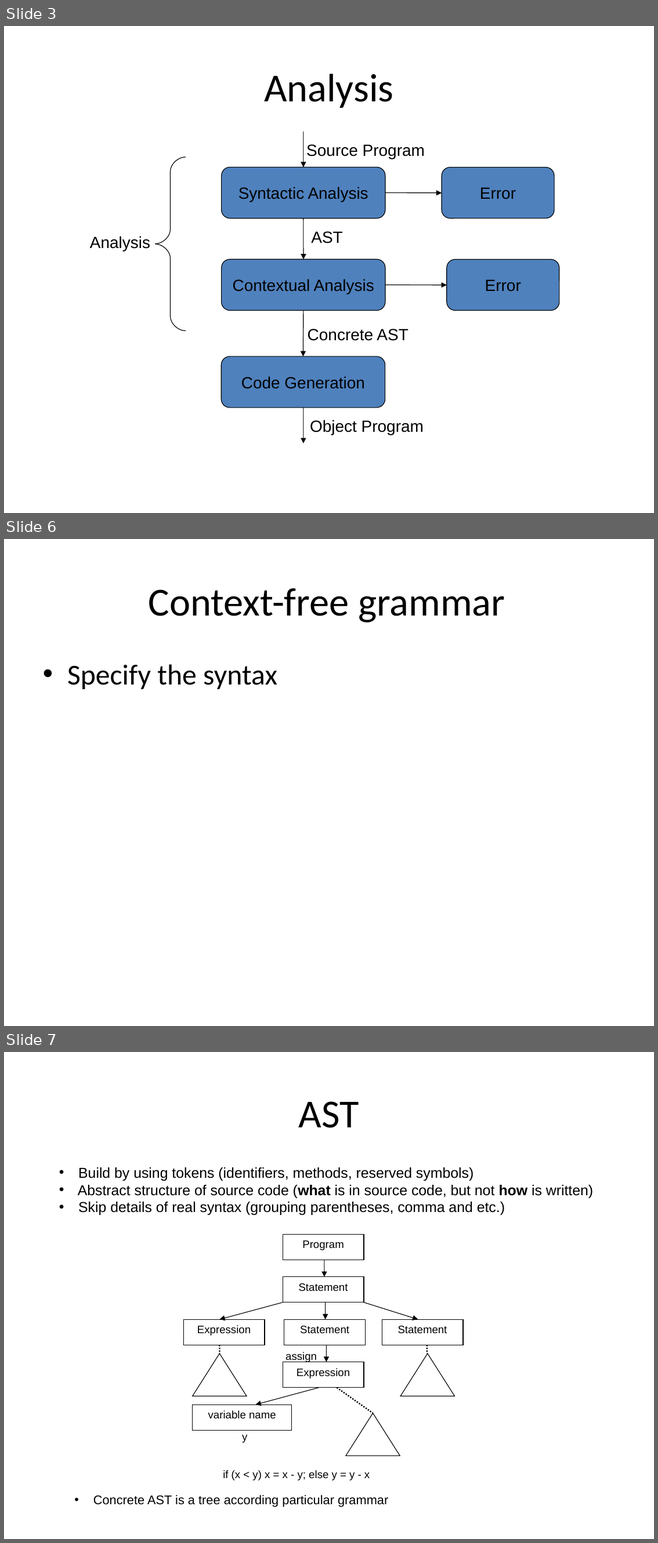
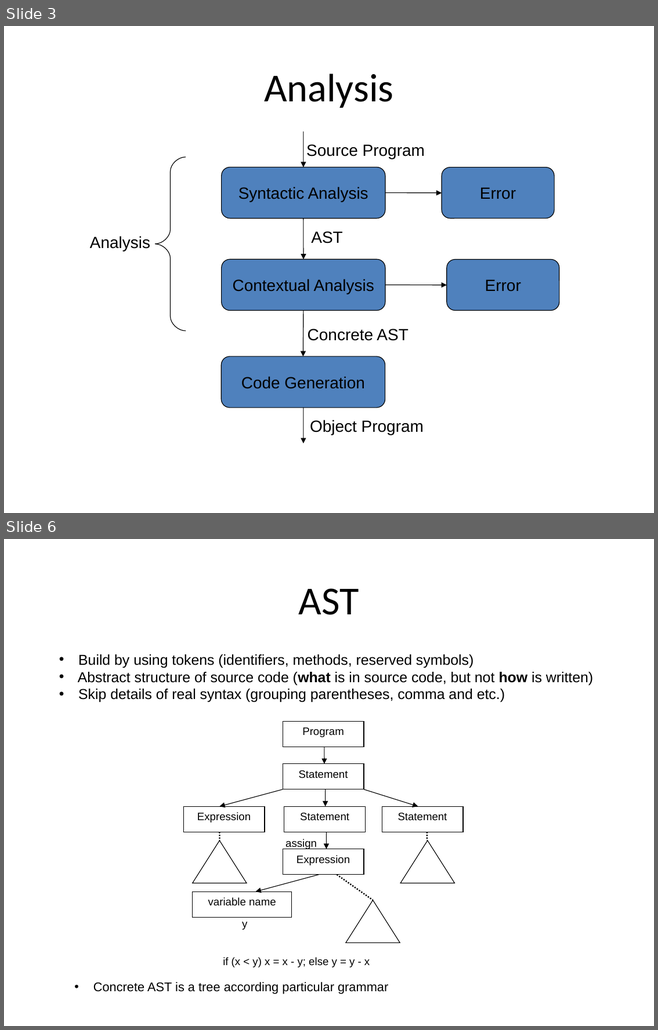
Before and after one commit to isurup/kalle-martin-group, a slide deck: SSE2/slides/1 Analysis.ppt. Shown one above the other, each under a label of ours: slides 3, 6 and 7 before the commit, slides 3 and 6 after it; the slides between them are not shown. The pictures are 658x1543 and 658x1030 pixels, drawn with LibreOffice and Linux fonts; fonts in the diff are those of the drawing. Boxes give left, top, right and bottom in pixels: in the first picture for what was removed or moved away, otherwise in the second. Text is boxed around its words. In the diff, an @@ line names an element or a change of style, - is before the commit and + after.

```diff
--- a/SSE2/slides/1 Analysis.ppt
+++ b/SSE2/slides/1 Analysis.ppt
@@ slide 6 removed at [4,539,654,1026], background #FFFFFF @@
@@ title removed at [148,588,505,623] @@
-Context-free grammar
@@ text removed at [67,664,277,689] @@
-• Specify the syntax
@@ what was slide 7 is now slide 6 @@
```
Also in this commit, not shown: 1 slide changed, 2 slides added, 8 other slides removed.
